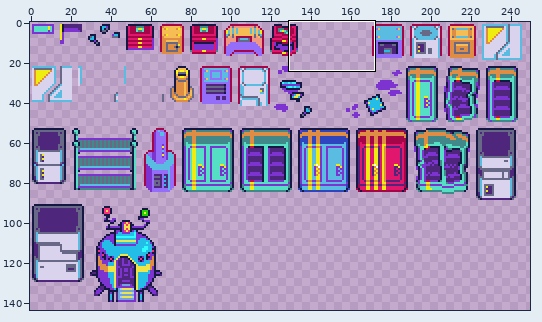
File history of a sprite sheet, Assets/Art Assets/Props/sheet_props.png. The picture above shows the old version from afar; the outline marks the close-up.
Close-up. Before the commit:
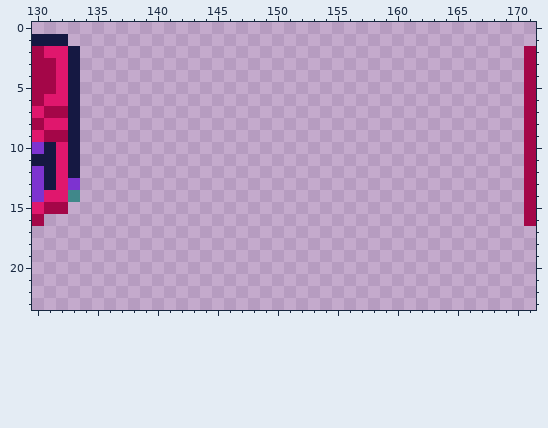
The file is 256x256 pixels. Shown: x 130..171, y 0..23. The old version is drawn lined up with the new one. The wide view leaves out empty margins.
Once edited:
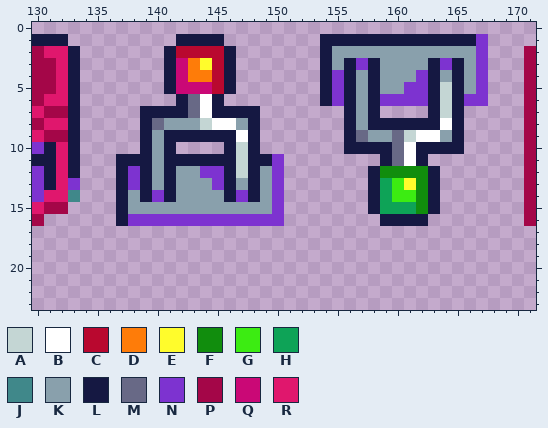
Palette (. is transparent): A #c4d6d4  B #ffffff  C #b9082f  D #fe7c09  E #fffc2c  F #118d0d  G #3cec12  H #0ea357  J #40888a  K #89a0ac  L #151842  M #686986  N #7d33d0  P #a40648  Q #ca0876  R #e0176d
What changed:
drawings rearranged on the sheet (the old picture shows each at its new place)
y 1: x 142..145 .... -> LLLL; x 154..167 .............. -> LLLLLLLLLLLLLN
y 2: x 141..146 ...... -> LCCCCL; x 154..167 .............. -> LKKKKKKKKKKKKN
y 3: x 141..146 ...... -> LQDECL; x 154..167 .............. -> LKLNLKKKKLNLKN
y 4: x 141..146 ...... -> LQDDCL; x 154..167 .............. -> LNLKLKKKNLKLKN
y 5: x 141..146 ...... -> LQQQCL; x 154..167 .............. -> LNLKLKKNNLALKN
y 6: x 142..145 .... -> LMBL; x 154..167 .............. -> LNLKLNNNNLALNN
y 7: x 139..148 .......... -> LLLLMBLLLL; x 156..158 ... -> LKL; x 163..165 ... -> LAL
y 8: x 139..148 .......... -> LMKKKABBKL; x 156..165 .......... -> LKLLLLLLBL
y 9: x 139..148 .......... -> LKLLLLLLBL; x 156..165 .......... -> LMKKMABBKL
y 10: x 139..141 ... -> LKL; x 146..148 ... -> LAL; x 156..165 .......... -> LLLLMBLLLL
y 11: x 137..150 .............. -> LLLKLLLLLLALLN; x 159..162 .... -> LMBL
y 12: x 137..150 .............. -> LNLKLKKNNLALKN; x 158..163 ...... -> LFFFFL
y 13: x 137..150 .............. -> LNLKLKKKNLKLKN; x 158..163 ...... -> LHGEFL
y 14: x 137..150 .............. -> LKLNLKKKKLNLKN; x 158..163 ...... -> LHGGFL
y 15: x 137..150 .............. -> LKKKKKKKKKKKKN; x 158..163 ...... -> LHHHFL
y 16: x 137..150 .............. -> LNNNNNNNNNNNNN; x 159..162 .... -> LLLL
Pixel boxes of the changes (left, top, right, bottom) in both close-ups:
added: (116, 34, 284, 226)
added: (320, 34, 488, 226)
